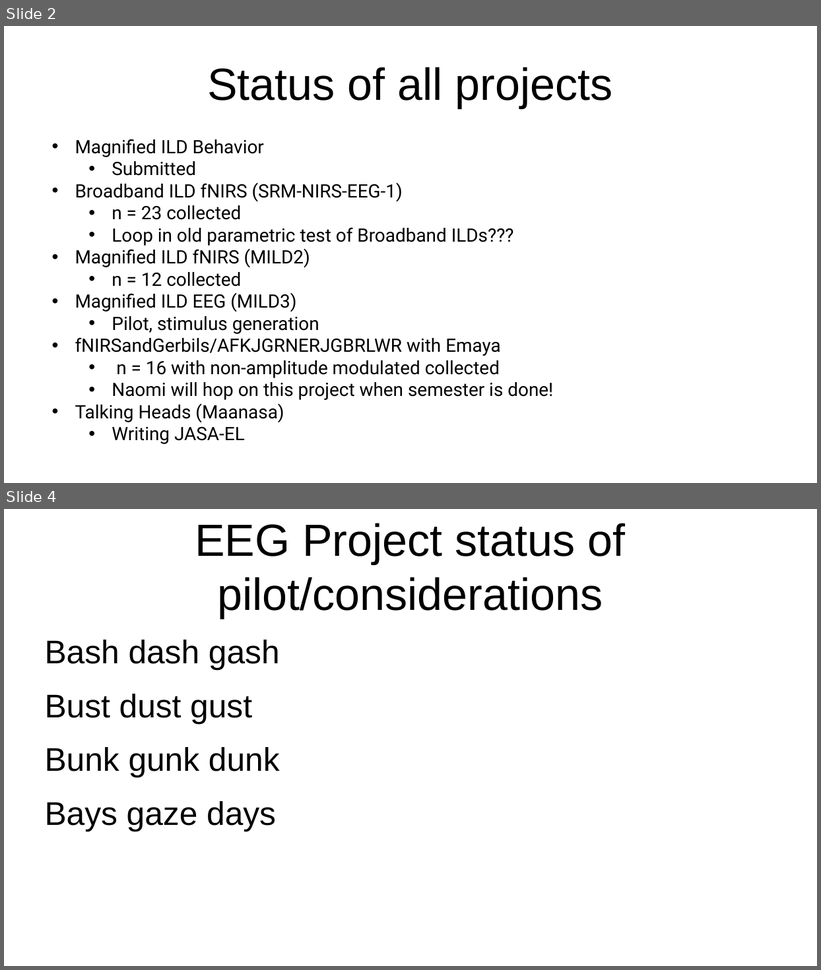
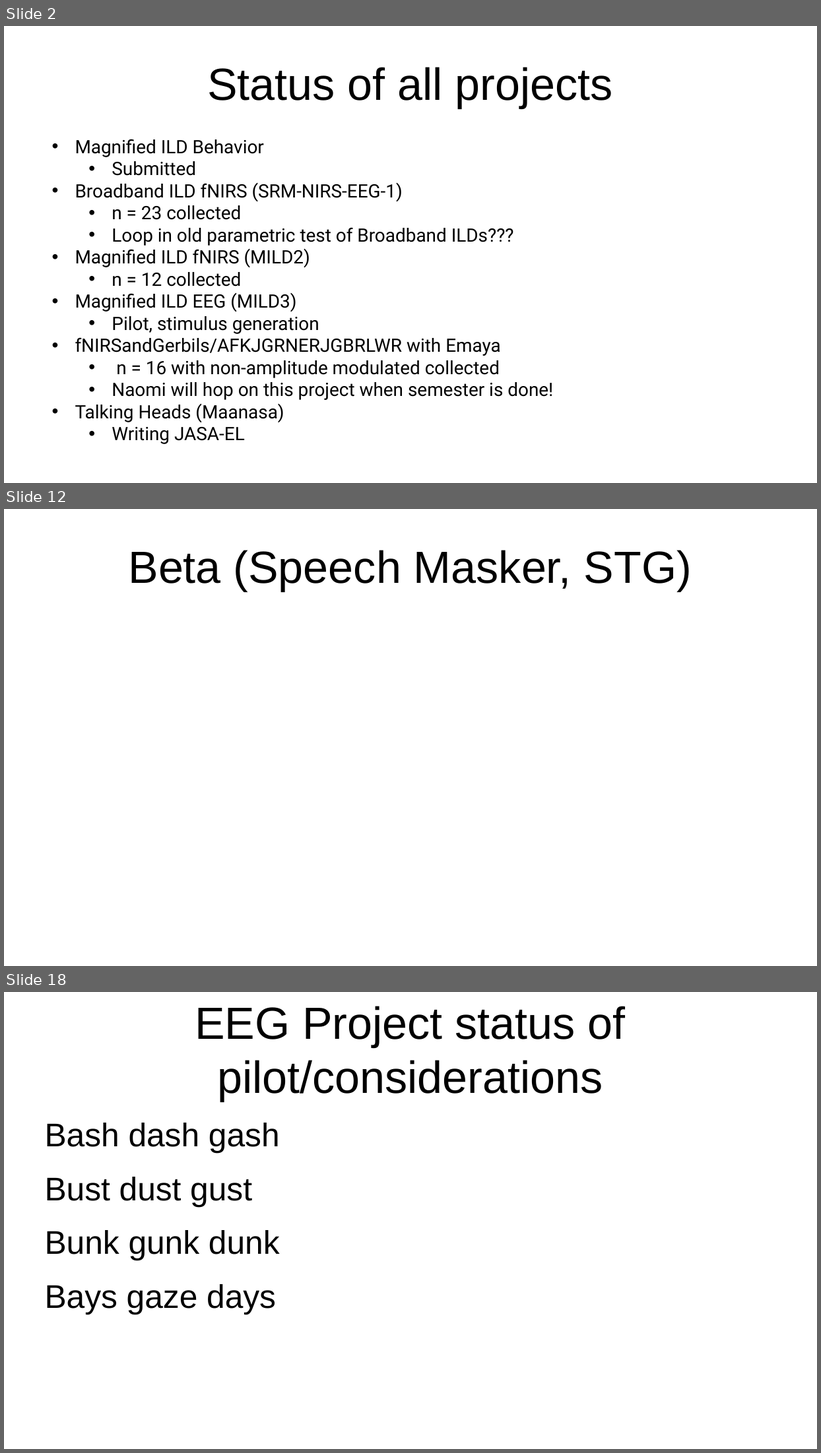
Before and after one commit to brichard28/Broadband-ILD-fNIRS, a slide deck: SRM-NIRS-EEG Update 4-19.pptx. Shown one above the other, each under a label of ours: slides 2 and 4 before the commit, slides 2, 12 and 18 after it; the slides between them are not shown. The pictures are 821x970 and 821x1453 pixels, drawn with LibreOffice and Linux fonts; fonts in the diff are those of the drawing. Boxes give left, top, right and bottom in pixels: in the first picture for what was removed or moved away, otherwise in the second. Text is boxed around its words. In the diff, an @@ line names an element or a change of style, - is before the commit and + after.

```diff
--- a/SRM-NIRS-EEG Update 4-19.pptx
+++ b/SRM-NIRS-EEG Update 4-19.pptx
@@ slide 12 added at bbox=[4, 509, 817, 966], background #FFFFFF @@
@@ title added at bbox=[129, 550, 692, 591], 44 pt, text #000000 @@
+Beta (Speech Masker, STG)
@@ what was slide 4 is now slide 18 @@
```
Also in this commit, not shown: 1 slide changed, 13 other slides added, 10 other files.
